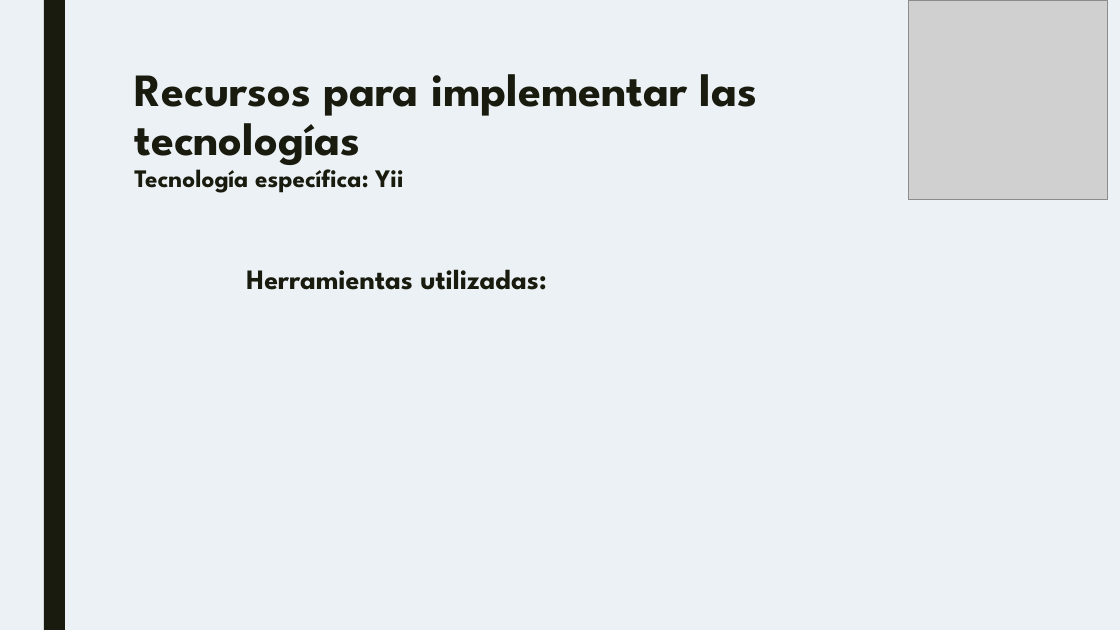
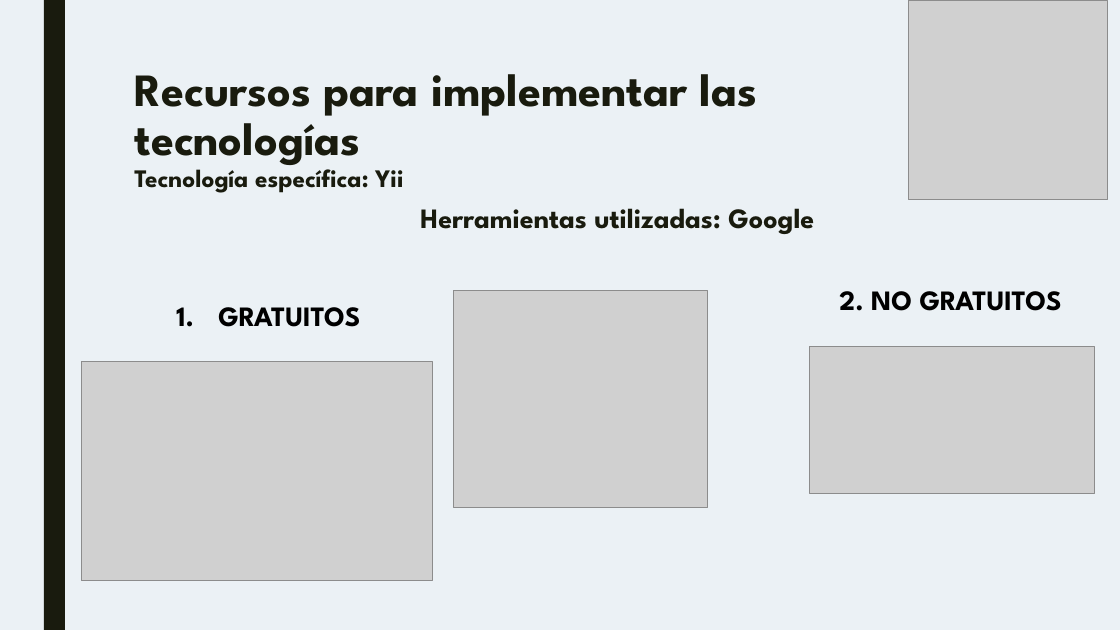
Before and after one commit to IGarrido1996/TG1_T4, a slide deck: slide 16 of Plantilla.pptx (slide 15 before the commit). Drawn at 1120x630 pixels with LibreOffice and Linux fonts; fonts in the diff are those of the drawing; grey boxes stand for pictures. Boxes give left, top, right and bottom in pixels: in the first picture for what was removed or moved away, otherwise in the second. Text is boxed around its words. In the diff, an @@ line names an element or a change of style, - is before the commit and + after.

```diff
--- a/Plantilla.pptx
+++ b/Plantilla.pptx
@@ text at (x1=420, y1=208, x2=814, y2=234): text changed @@
-Herramientas utilizadas:
+Herramientas utilizadas: Google
@@ picture added at (x1=454, y1=291, x2=707, y2=508) @@
@@ text added at (x1=839, y1=291, x2=1062, y2=311), 24 pt, text #000000, bold @@
+2. NO GRATUITOS
@@ text added at (x1=218, y1=307, x2=360, y2=327), 24 pt, text #000000, bold @@
+1. GRATUITOS
@@ picture added at (x1=810, y1=346, x2=1094, y2=493) @@
@@ picture added at (x1=82, y1=361, x2=433, y2=581) @@
```
Also in this commit, not shown: 8 other slides changed, 1 slide added.
